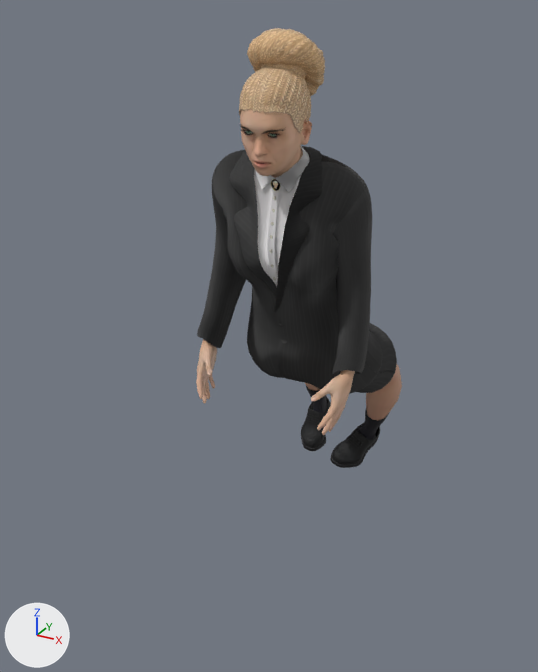
One commit to the glTF model assets/personaggi/realistici/sella/donna-04.glb: the scene before it, then after it.
One viewpoint serves both versions: a 50 mm lens placed at (0.902, -1.867, 1.631), pointed at (-0.065, -0.108, 0.751). The lights are fixed; the arrows at lower left show +X, +Y and +Z. The older version comes first. Vertices at exactly the same position are counted once.

In view in the first picture: 'Human', 'Human.elvs_braid_bun', 'Human.shoes03', 'Human.toigo_female_suit' and 1 more.
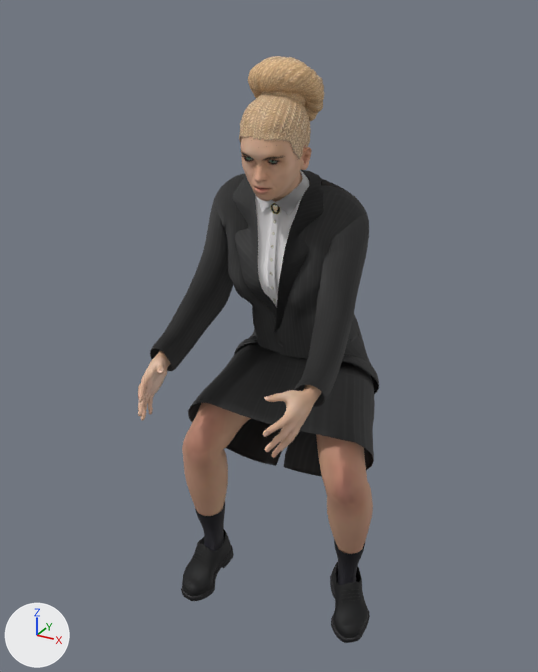
Boxes [x1, y1, x2, y2] around the edits, measured in the pictures (538 x 672 px; the box of a moved part takes in the faces that stretch with it):
'Human.toigo_female_suit', reshaped, moved (14% wider, 23% taller): before [197, 146, 397, 394]; after [150, 170, 379, 476]
'Human', reshaped, moved (14% wider, 28% taller): before [196, 109, 402, 435]; after [138, 136, 373, 554]
'Human.elvs_braid_bun', moved: before [239, 28, 325, 133]; after [239, 56, 324, 159]
'Human.shoes03', reshaped, moved: before [301, 386, 389, 468]; after [181, 502, 370, 643]
part 1 of me_base_008, moved or reshaped: before [196, 339, 217, 404]; after [138, 351, 170, 420]
part 2 of me_base_008, moved or reshaped: before [311, 370, 355, 435]; after [263, 385, 321, 458]
part 3 of me_base_008, moved or reshaped: before [305, 365, 402, 421]; after [182, 403, 373, 554]
part 4 of me_shoes03_002, moved or reshaped: before [357, 408, 389, 440]; after [334, 539, 366, 585]
part 5 of me_shoes03_002, moved or reshaped: before [330, 423, 380, 468]; after [330, 562, 370, 643]
part 6 of me_shoes03_002, moved or reshaped: before [306, 386, 327, 413]; after [195, 502, 225, 551]
part 7 of me_shoes03_002, moved or reshaped: before [301, 397, 331, 451]; after [181, 529, 234, 601]
part 8 of me_fem_suit, moved or reshaped: before [197, 150, 397, 394]; after [150, 173, 379, 476]

The change in detail:
me_base_008 is used by ob_human; location (0.0, 0.0, -0.184).
me_base_008 had 8382 vertices, 16596 faces and spanned x -0.237..0.243, y -0.38..0.546, z 0.393..1.691.
me_base_008 now has 8382 vertices, 16596 faces and spans x -0.19..0.354, y -0.661..-0.109, z 0.463..1.691.
me_base_008 part 1: the loose piece of 1669 vertices spanning x -0.211..-0.124, y -0.343..-0.198, z 0.776..0.976 is multiplied about its middle by the matrix ((0.996, -0.058, -0.071), (0.09, 0.766, 0.636), (0.018, -0.64, 0.768)), then moved by (0.04, -0.297, 0.158).
me_base_008 part 2: the loose piece of 1669 vertices spanning x 0.168..0.243, y -0.317..-0.166, z 0.763..0.961 is multiplied about its middle by the matrix ((0.998, 0.046, -0.04), (-0.009, 0.766, 0.642), (0.06, -0.641, 0.765)), then moved by (0.016, -0.299, 0.158).
me_base_008 part 3: 760 of 8382 vertices moved; they spanned x -0.237..0.199, y 0.084..0.546, z 0.393..0.875 and now span x -0.19..0.354, y -0.457..-0.109, z 0.463..0.953; mean shift (0.101, -0.665, 0.073); largest move (-0.166, 0.495, 0.442) -> (-0.112, -0.366, 0.49).
Other edits to the shape of me_base_008 do not show in these pictures.
me_shoes03_002 is used by ob_human_shoes03; location (0.0, 0.0, -0.184).
me_shoes03_002 had 2222 vertices, 4128 faces and spanned x -0.253..0.124, y 0.392..0.623, z 0.184..0.515.
me_shoes03_002 now has 2222 vertices, 4128 faces and spans x -0.194..0.366, y -0.489..-0.191, z 0.243..0.546.
me_shoes03_002 part 4: the loose piece of 144 vertices spanning x -0.023..0.124, y 0.427..0.563, z 0.266..0.469 is multiplied about its middle by the matrix ((0.586, -0.713, -0.385), (0.713, 0.679, -0.173), (0.385, -0.173, 0.907)), then moved by (0.228, -0.758, 0.055).
me_shoes03_002 part 5: the loose piece of 759 vertices spanning x -0.085..0.073, y 0.392..0.586, z 0.184..0.349 is multiplied about its middle by the matrix ((0.586, -0.713, -0.385), (0.713, 0.679, -0.173), (0.385, -0.173, 0.907)), then moved by (0.294, -0.779, 0.044).
me_shoes03_002 part 6: the loose piece of 144 vertices spanning x -0.23..-0.144, y 0.461..0.597, z 0.299..0.515 is multiplied about its middle by the matrix ((0.993, 0.114, -0.012), (-0.107, 0.958, 0.265), (0.042, -0.262, 0.964)), then moved by (0.059, -0.87, 0.039).
me_shoes03_002 part 7: the loose piece of 759 vertices spanning x -0.253..-0.138, y 0.427..0.623, z 0.205..0.385 is multiplied about its middle by the matrix ((0.993, 0.114, -0.012), (-0.107, 0.958, 0.265), (0.042, -0.262, 0.964)), then moved by (0.06, -0.898, 0.043).
Other edits to the shape of me_shoes03_002 do not show in these pictures.
me_fem_suit is used by ob_human_toigo_female_suit; location (0.0, 0.0, -0.184).
me_fem_suit had 14396 vertices, 27938 faces and spanned x -0.232..0.263, y -0.298..0.35, z 0.623..1.527.
me_fem_suit now has 14396 vertices, 27938 faces and spans x -0.203..0.344, y -0.515..0.137, z 0.685..1.527.
me_fem_suit part 8: 6476 of 14396 vertices moved; they spanned x -0.232..0.263, y -0.293..0.35, z 0.623..1.502 and now span x -0.203..0.344, y -0.515..0.137, z 0.685..1.502; mean shift (0.011, -0.1, 0.021); largest move (-0.111, 0.266, 0.647) -> (-0.04, -0.402, 0.902).
Other edits to the shape of me_fem_suit do not show in these pictures.
Object 'Human' (ob_human) moves from (0.0, 0.0, -0.184) to (0.0, 0.0, -0.243).
Object 'Human.elvs_braid_bun' (ob_human_elvs_braid_bun) moves from (0.0, 0.0, -0.184) to (0.0, 0.0, -0.243).
Object 'Human.shoes03' (ob_human_shoes03) moves from (0.0, 0.0, -0.184) to (0.0, 0.0, -0.243).
Object 'Human.toigo_female_suit' (ob_human_toigo_female_suit) moves from (0.0, 0.0, -0.184) to (0.0, 0.0, -0.243).
